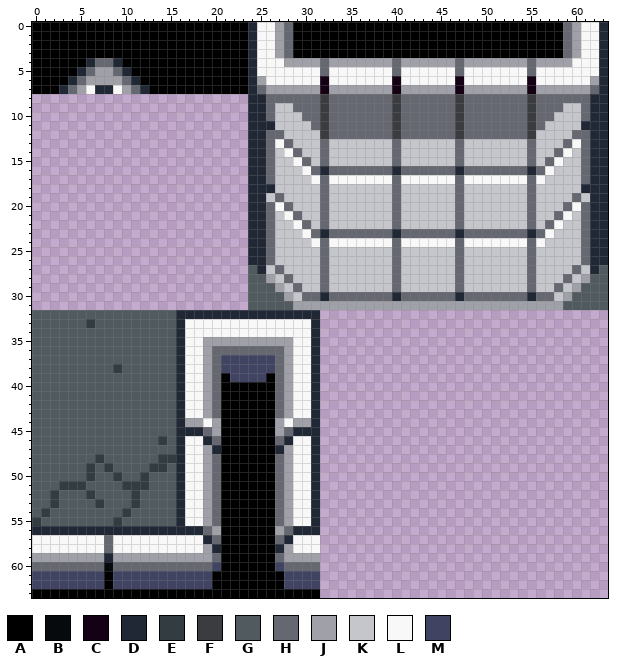
Two versions of one pixel-art sprite, assets/Terrain.png. Above: the version before the commit.
The file is 64x64 pixels. Colours within 5 levels of each other are drawn and written as one.
Palette (. is transparent): A #000000  B #060a0c  C #150114  D #202735  E #333c41  F #3b3c40  G #515b5f  H #666871  J #a0a0a9  K #c5c5cc  L #f8f8f8  M #414362
Pixels before (only the part around the change), first column x 21:
14 ...DDHKLHKKHKKKKKKKHKKKKKKHKKKKKKKHKKHLKHDD
15 ...DDHKKLHKHKKKKKKKHKKKKKKHKKKKKKKHKHLKKHDD
16 ...DDHKKKLHDHHHHHHHDHHHHHHDHHHHHHHDHLKKKHDD
17 ...DDHKKKKLHLLLLLLLHLLLLLLHLLLLLLLHLKKKKHDD
18 ...DDDKKKKKHKKKKKKKHKKKKKKHKKKKKKKHKKKKKDDD
19 ...DDKHKKKKHKKKKKKKHKKKKKKHKKKKKKKHKKKKHKDD
20 ...DDHLHKKKHKKKKKKKHKKKKKKHKKKKKKKHKKKHLHDD
21 ...DDHKLHKKHKKKKKKKHKKKKKKHKKKKKKKHKKHLKHDD
22 ...DDHKKLHKHKKKKKKKHKKKKKKHKKKKKKKHKHLKKHDD
23 ...DDHKKKLHDHHHHHHHDHHHHHHDHHHHHHHDHLKKKHDD
24 ...DDHKKKKLHLLLLLLLHLLLLLLHLLLLLLLHLKKKKHDD
25 ...DDHKKKKKHKKKKKKKHKKKKKKHKKKKKKKHKKKKKHDD
26 ...DDHKKKKKHKKKKKKKHKKKKKKHKKKKKKKHKKKKKHDD
27 ...GDKHKKKKHKKKKKKKHKKKKKKHKKKKKKKHKKKKHKDG
28 ...GGJKHKKKHKKKKKKKHKKKKKKHKKKKKKKHKKKHKJGG
29 ...GGGJKHKKHKKKKKKKHKKKKKKHKKKKKKKHKKHKJGGG
30 ...GGGGJKHHDHHHHHHHDHHHHHHDHHHHHHHDHHKJGGGG
31 ...GGGGGJJJJJJJJJJJJJJJJJJJJJJJJJJJJJJGGGGG
32 DDDDDDDDDDD................................
33 LLLLLLLLLLD................................
34 LLLLLLLLLLD................................
35 JJJJJJJJLLD................................
After:
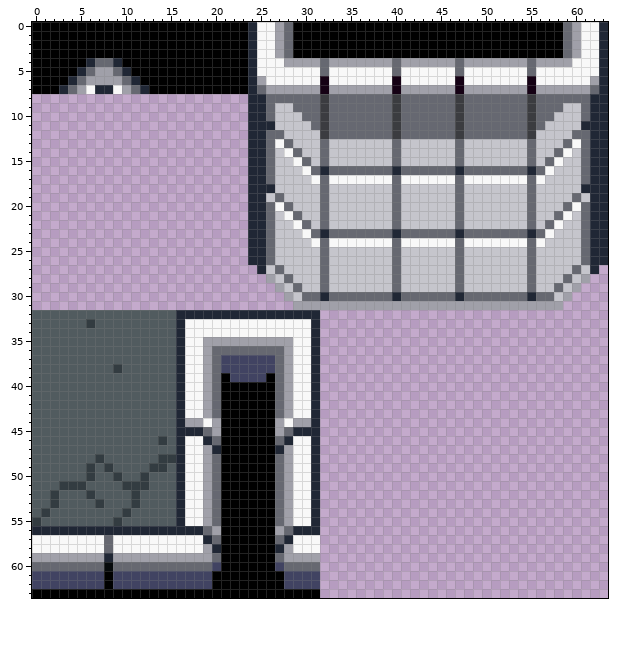
Change:
Changed rows in their new state; - is an unchanged pixel.
first column x 24:
27 .--------------------------------------.
28 ..------------------------------------..
29 ...----------------------------------...
30 ....--------------------------------....
31 .....------------------------------.....
Pixel boxes of the changes (left, top, right, bottom) in both pictures:
erased: (248, 265, 293, 310)
erased: (563, 265, 608, 310)
